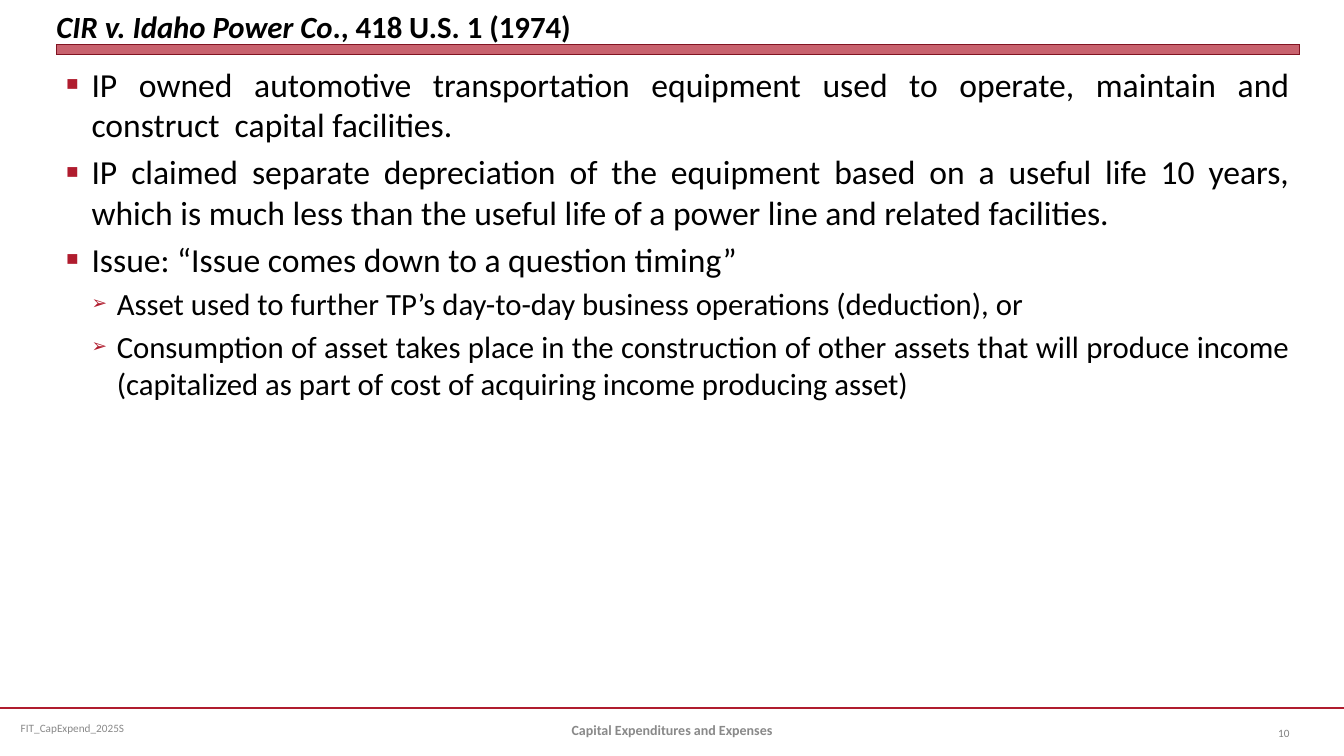
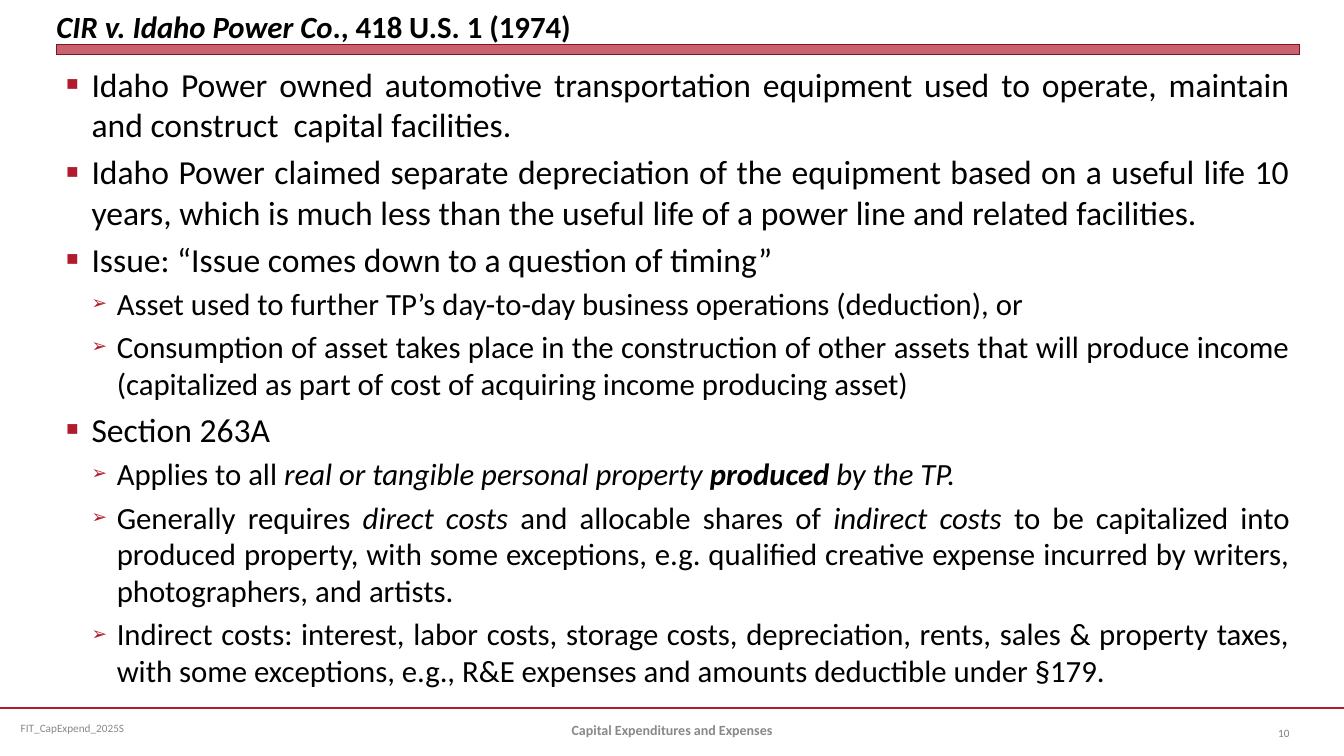
Before and after one commit to jmc877/Fed-Income-Tax, a slide deck: slide 10 of slides/FIT_CapExpend_2025S.pptx. Drawn at 1344x756 pixels with LibreOffice and Linux fonts; fonts in the diff are those of the drawing. Boxes give left, top, right and bottom in pixels: in the first picture for what was removed or moved away, otherwise in the second. Text is boxed around its words. In the diff, an @@ line names an element or a change of style, - is before the commit and + after.

```diff
--- a/slides/FIT_CapExpend_2025S.pptx
+++ b/slides/FIT_CapExpend_2025S.pptx
@@ text at <box>92,73,1289,278</box>: text changed @@
-■ IP owned automotive transportation equipment used to operate, maintain and construct capital facilities.
-■ IP claimed separate depreciation of the equipment based on a useful life 10 years, which is much less than the useful life of a power line and related facilities.
-■ Issue: “Issue comes down to a question timing”
+■ Idaho Power owned automotive transportation equipment used to operate, maintain and construct capital facilities.
+■ Idaho Power claimed separate depreciation of the equipment based on a useful life 10 years, which is much less than the useful life of a power line and related facilities.
+■ Issue: “Issue comes down to a question of timing”
@@ text at <box>92,418,1289,688</box>: paragraphs added @@
+■ Section 263A
+  ➢ Applies to all real or tangible personal property produced by the TP.
+  ➢ Generally requires direct costs and allocable shares of indirect costs to be capitalized into produced property, with some exceptions, e.g. qualified creative expense incurred by writers, photographers, and artists.
+  ➢ Indirect costs: interest, labor costs, storage costs, depreciation, rents, sales & property taxes, with some exceptions, e.g., R&E expenses and amounts deductible under §179.
```
Also in this commit, not shown: 8 other slides changed, 1 slide added, 3 other files.
